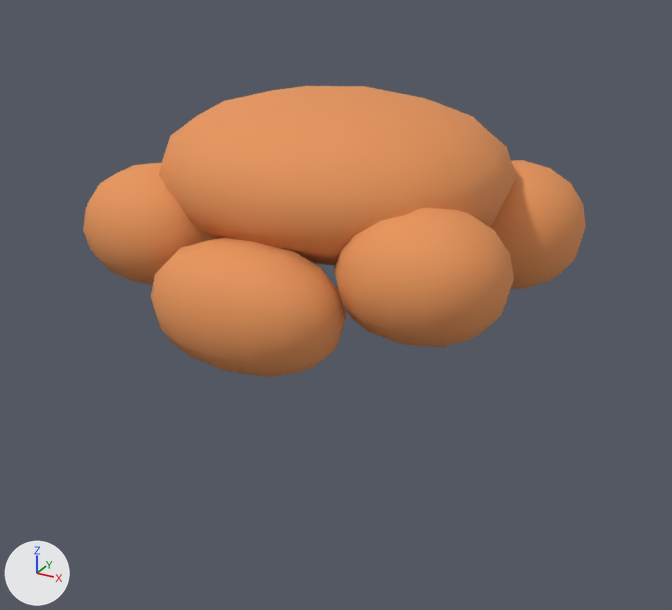
The glTF model public/assets/models/characters/wardrobe/hair-curly-red.glb as it was, and as the next commit left it.
Before and after are seen from a 50 mm lens placed at (0.308, -0.548, 0.481), pointed at (0.004, 0.005, 0.204). The lights are fixed; the arrows at lower left show +X, +Y and +Z. The first picture is the older version. Vertices at exactly the same position are counted once.

In view in the first picture: 'hair_puff_-0.1_-0.06', 'hair_puff_0.105_0.085', 'hair_puff_0.1_-0.06', 'hair_puff_0_-0.105', 'hair_puff_0_0.01'.
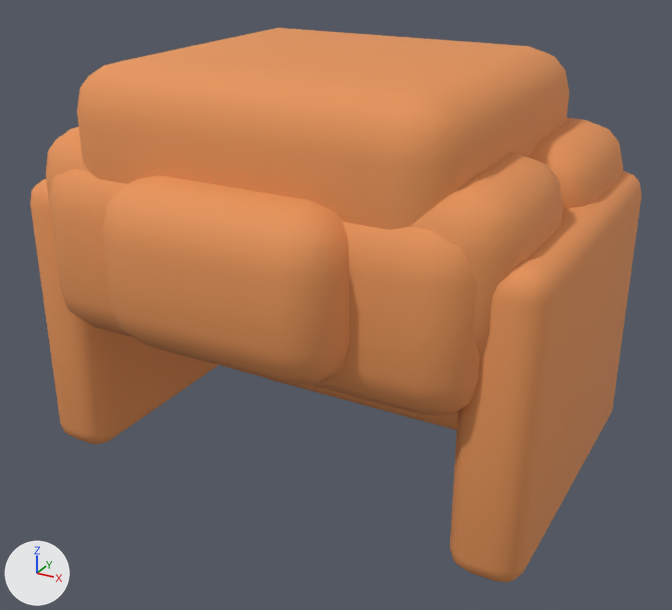
Where the change shows, as pixel boxes (x1, y1, x2, y2) in the pictures (672 x 610 px):
'hair_puff_0_0.01', reshaped: before (159, 86, 516, 266); after (77, 28, 569, 230)
'hair_side_1', added (brown): after (450, 171, 642, 582)
'hair_puff_0_-0.1', added (orange): after (103, 175, 349, 385)
'hair_top', added (orange): after (50, 169, 480, 415)
'hair_puff_0_-0.105', deleted (orange): before (151, 238, 347, 377)
'hair_puff_0.1_-0.06', deleted (orange): before (334, 207, 514, 348)
'hair_side_-1', added (brown): after (30, 179, 218, 444)
'hair_puff_0.1_-0.05', added (orange): after (410, 153, 563, 356)
'hair_puff_-0.1_-0.06', deleted (orange): before (83, 163, 215, 285)
'hair_puff_0.105_0.085', deleted (orange): before (489, 160, 586, 289)
'hair_puff_0.105_0.08', added (orange): after (530, 118, 623, 208)
'hair_puff_-0.1_-0.05', added (orange): after (46, 127, 88, 244)
'hair_back', added: after (269, 379, 458, 430)

What the commit changed:
me_hair_puff_0_0_01 is used by ob_hair_puff_0_0_01; location (0.0, 0.0, 0.0).
me_hair_puff_0_0_01 had 98 vertices, 192 faces and spanned x -0.126..0.126, y -0.103..0.123, z 0.25..0.36.
me_hair_puff_0_0_01 now has 96 vertices, 188 faces and spans x -0.135..0.135, y -0.115..0.135, z 0.265..0.385.
me_hair_puff_0_0_01 part 1: the whole mesh is rebuilt.
Mesh me_hair_puff_0__0_1 is new.
It has 96 vertices, 188 faces and spans x -0.085..0.085, y -0.155..-0.045, z 0.215..0.325.
It uses material mat_charmat.
Mesh me_hair_puff_0_105_0_08 is new.
It has 96 vertices, 188 faces and spans x 0.035..0.175, y 0.01..0.15, z 0.215..0.335.
It uses material mat_charmat.
Mesh me_hair_puff__0_1__0_05 is new.
It has 96 vertices, 188 faces and spans x -0.17..-0.03, y -0.115..0.015, z 0.23..0.34.
It uses material mat_charmat.
Mesh me_hair_puff_0_1__0_05 is new.
It has 96 vertices, 188 faces and spans x 0.03..0.17, y -0.115..0.015, z 0.23..0.34.
It uses material mat_charmat.
Mesh me_hair_back is new.
It has 96 vertices, 188 faces and spans x -0.153..0.153, y 0.11..0.17, z 0.05..0.3.
It uses material mat_charmat.
Mesh me_hair_side_1 is new.
It has 96 vertices, 188 faces and spans x 0.139..0.189, y -0.105..0.141, z 0.09..0.3.
It uses material mat_charmat.
Mesh me_hair_side__1 is new.
It has 96 vertices, 188 faces and spans x -0.189..-0.139, y -0.105..0.141, z 0.09..0.3.
It uses material mat_charmat.
Mesh me_hair_top is new.
It has 96 vertices, 188 faces and spans x -0.158..0.158, y -0.126..0.15, z 0.2..0.325.
It uses material mat_charmat.
Object 'hair_puff_0.1_-0.06' (ob_hair_puff_0_1__0_06) is deleted.
Object 'hair_puff_-0.1_-0.06' (ob_hair_puff__0_1__0_06) is deleted.
Object 'hair_puff_0.105_0.085' (ob_hair_puff_0_105_0_085) is deleted.
Object 'hair_puff_0_-0.105' (ob_hair_puff_0__0_105) is deleted.
Object 'hair_puff_0_-0.1' (ob_hair_puff_0__0_1) is new; it shows me_hair_puff_0__0_1.
Its location is (0.0, 0.0, 0.0).
Object 'hair_puff_0.105_0.08' (ob_hair_puff_0_105_0_08) is new; it shows me_hair_puff_0_105_0_08.
Its location is (0.0, 0.0, 0.0).
Object 'hair_puff_-0.1_-0.05' (ob_hair_puff__0_1__0_05) is new; it shows me_hair_puff__0_1__0_05.
Its location is (0.0, 0.0, 0.0).
Object 'hair_puff_0.1_-0.05' (ob_hair_puff_0_1__0_05) is new; it shows me_hair_puff_0_1__0_05.
Its location is (0.0, 0.0, 0.0).
Object 'hair_back' (ob_hair_back) is new; it shows me_hair_back.
Its location is (0.0, 0.0, 0.0).
Object 'hair_side_1' (ob_hair_side_1) is new; it shows me_hair_side_1.
Its location is (0.0, 0.0, 0.0).
Object 'hair_side_-1' (ob_hair_side__1) is new; it shows me_hair_side__1.
Its location is (0.0, 0.0, 0.0).
Object 'hair_top' (ob_hair_top) is new; it shows me_hair_top.
Its location is (0.0, 0.0, 0.0).
